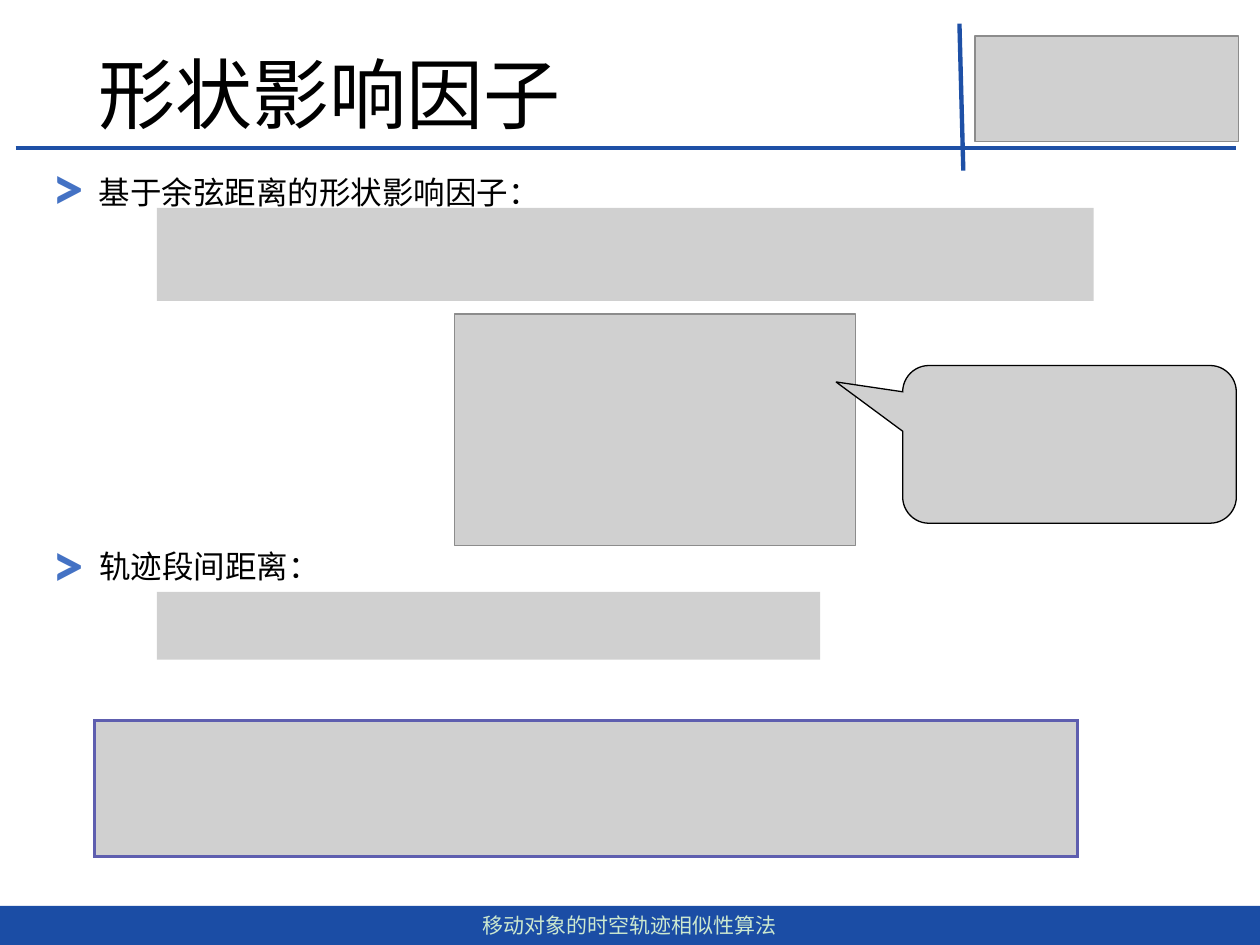
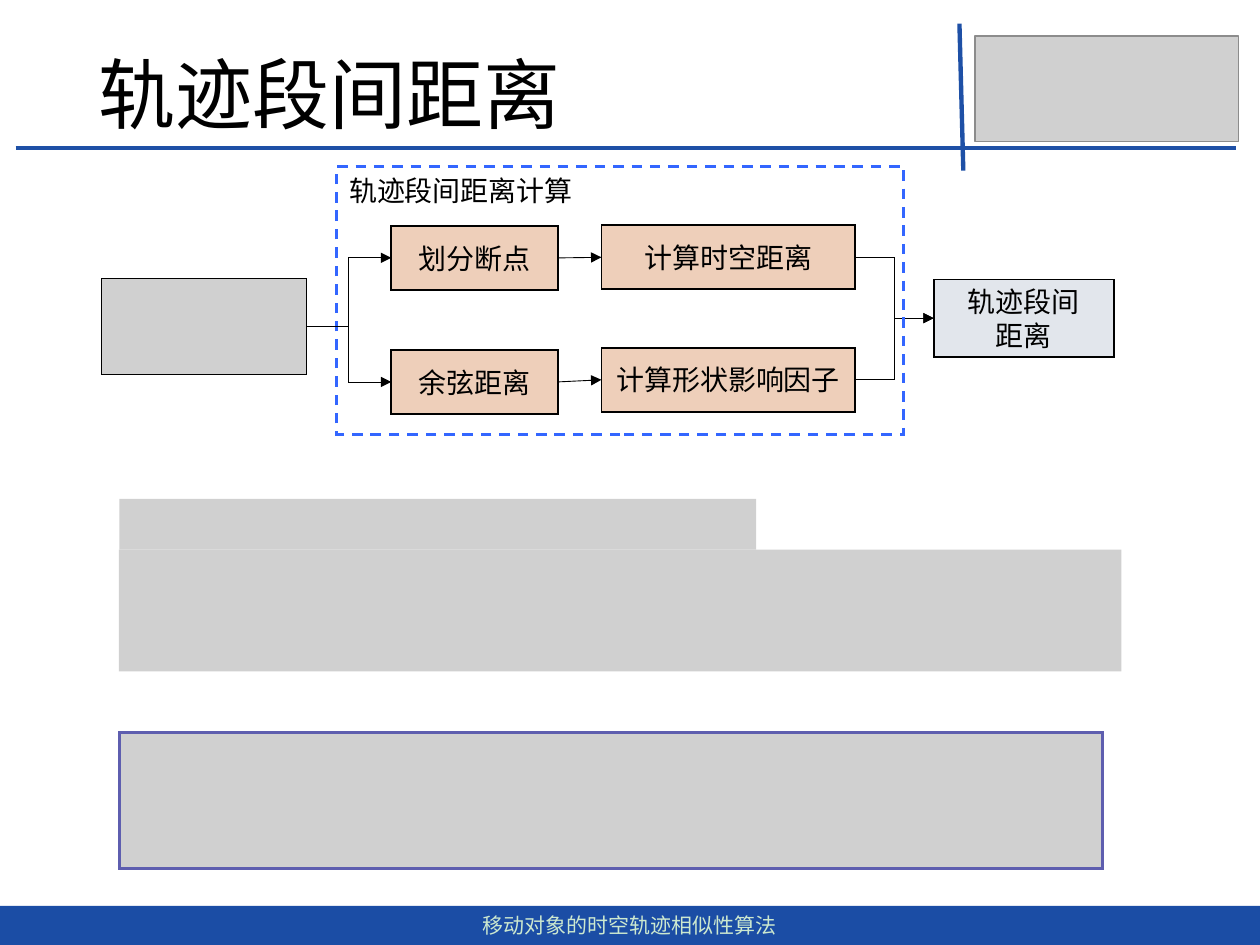
Before and after one commit to dingguangwei/biyelunwen, a slide deck: slide 22 of 答辩——毕设.pptx. Drawn at 1260x945 pixels with LibreOffice and Linux fonts; fonts in the diff are those of the drawing; grey boxes stand for pictures. Boxes give left, top, right and bottom in pixels: in the first picture for what was removed or moved away, otherwise in the second. Text is boxed around its words. In the diff, an @@ line names an element or a change of style, - is before the commit and + after.

```diff
--- a/答辩——毕设.pptx
+++ b/答辩——毕设.pptx
@@ text at (99,58,561,130): text changed @@
-形状影响因子
+轨迹段间距离
@@ text removed at (40,141,97,231) @@
->
@@ text removed at (99,177,540,213) @@
-基于余弦距离的形状影响因子：
@@ text at (349,177,572,204): text changed; size 18 to 16 pt @@
-轨迹段间距离：
+轨迹段间距离计算
@@ picture removed at (158,208,1094,301) @@
@@ group added at (102,166,1114,435): 6 rectangles, 4 elbow arrows, 2 arrows, 1 picture @@
+划分断点
+余弦距离
+轨迹段间
+距离
+计算时空距离
+计算形状影响因子
@@ picture removed at (455,314,857,546) @@
@@ picture removed at (902,365,1236,523) @@
@@ picture added at (120,499,756,549) @@
@@ text removed at (40,519,97,609) @@
->
@@ picture: place and size @@
-picture at (158,592,820,660)
+picture at (118,549,1121,670)
@@ picture: place and size @@
-picture at (94,721,1077,857)
+picture at (120,732,1102,868)
```
Also in this commit, not shown: 9 other slides changed, 1 slide removed, 2 other files.
